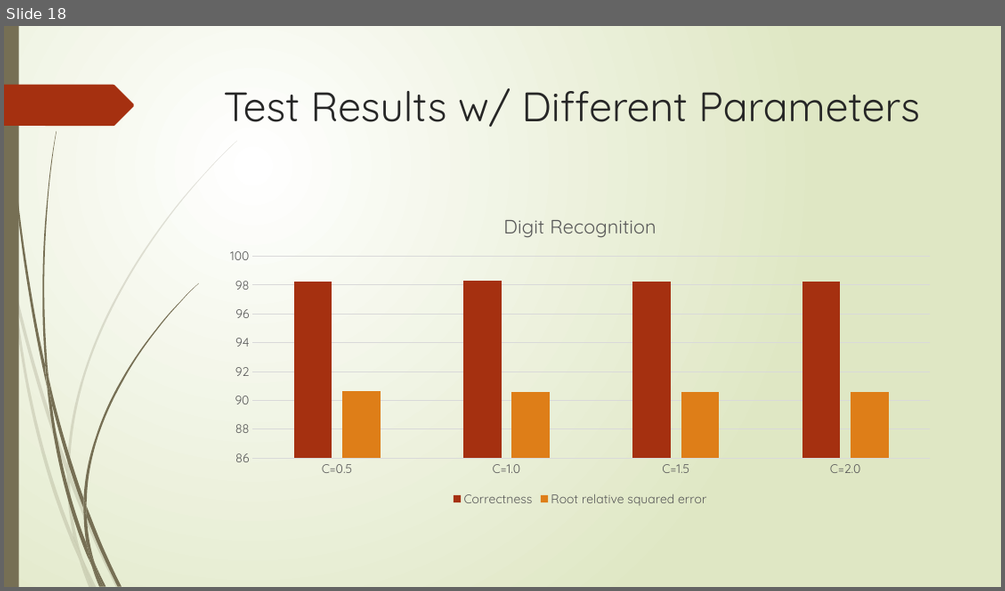
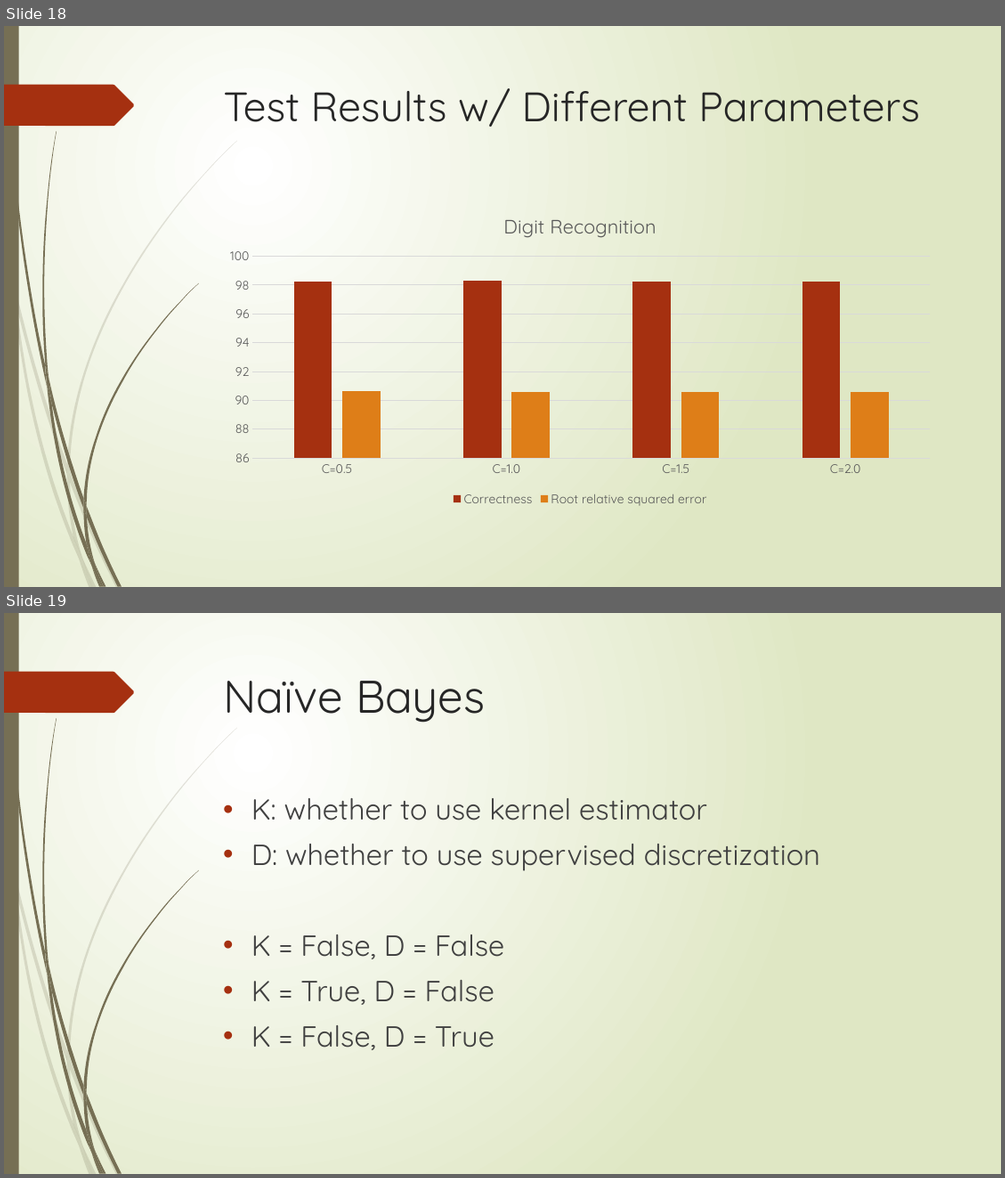
Before and after one commit to XiaokuanOSU/AI2report, a slide deck: PPTGroup10.pptx. Shown one above the other, each under a label of ours: slide 18 before the commit, slides 18 and 19 after it. The pictures are 1005x591 and 1005x1178 pixels, drawn with LibreOffice and Linux fonts; fonts in the diff are those of the drawing. Boxes give left, top, right and bottom in pixels: in the first picture for what was removed or moved away, otherwise in the second. Text is boxed around its words. In the diff, an @@ line names an element or a change of style, - is before the commit and + after.

```diff
--- a/PPTGroup10.pptx
+++ b/PPTGroup10.pptx
@@ slide 19 added at <box>4,613,1001,1174</box>, background gradient #FFFFFF to #DFE8C4; not listed: 24 template elements that a slide beside it also shows @@
@@ title added at <box>224,681,485,722</box>, 44 pt, text #262626 @@
+Naïve Bayes
@@ text added at <box>251,798,820,1050</box>, 28 pt, text #404040 @@
+• K: whether to use kernel estimator
+• D: whether to use supervised discretization
+• K = False, D = False
+• K = True, D = False
+• K = False, D = True
```
Also in this commit, not shown: 3 slides changed, 3 other slides added.
